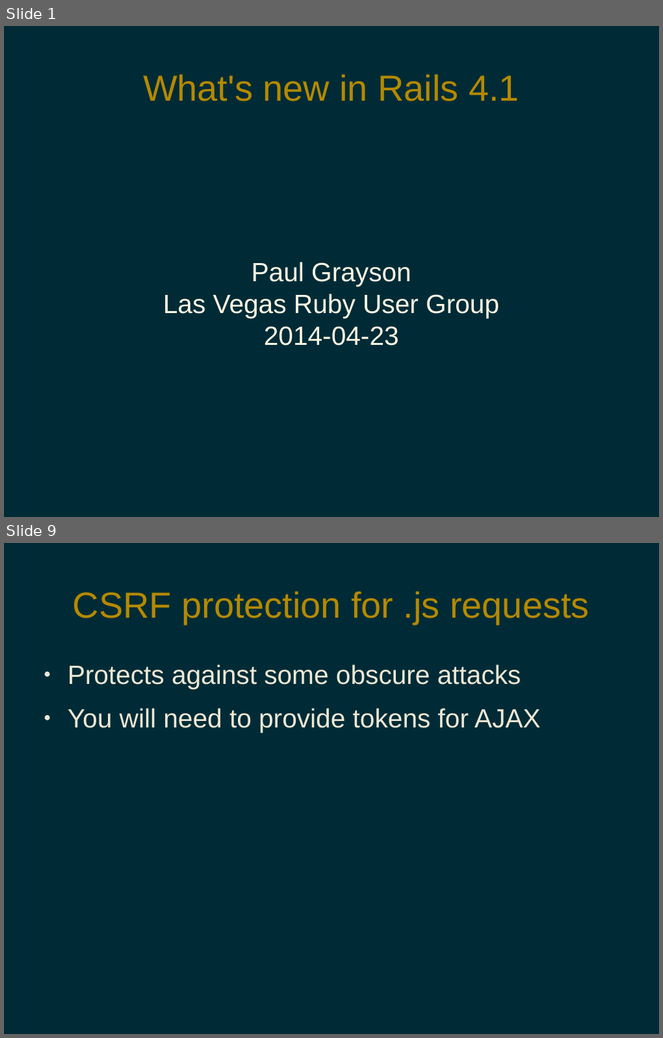
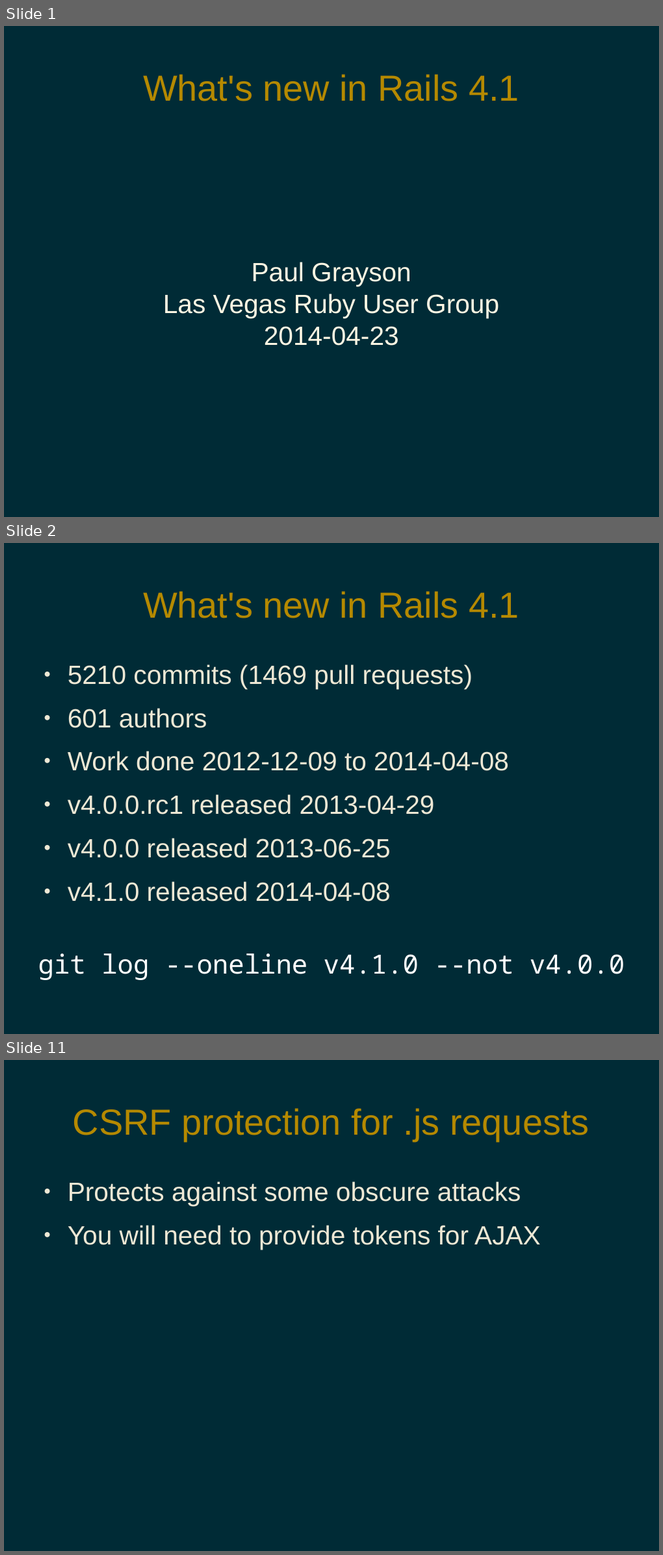
Before and after one commit to pdg137/rails41-pres, a slide deck: new-in-rails-4-1.odp. Shown one above the other, each under a label of ours: slides 1 and 9 before the commit, slides 1, 2 and 11 after it; the slides between them are not shown. The pictures are 663x1038 and 663x1555 pixels, drawn with LibreOffice and Linux fonts; fonts in the diff are those of the drawing. Boxes give left, top, right and bottom in pixels: in the first picture for what was removed or moved away, otherwise in the second. Text is boxed around its words. In the diff, an @@ line names an element or a change of style, - is before the commit and + after.

```diff
--- a/new-in-rails-4-1.odp
+++ b/new-in-rails-4-1.odp
@@ slide 2 added at bbox=[4, 543, 659, 1034], background #002B36 @@
@@ title added at bbox=[143, 591, 519, 618], 44 pt, text #B58900 @@
+What's new in Rails 4.1
@@ text added at bbox=[68, 665, 509, 902], 32 pt, text #EEE8D5 @@
+● 5210 commits (1469 pull requests)
+● 601 authors
+● Work done 2012-12-09 to 2014-04-08
+● v4.0.0.rc1 released 2013-04-29
+● v4.0.0 released 2013-06-25
+● v4.1.0 released 2014-04-08
@@ text added at bbox=[38, 954, 625, 980], 32 pt, text #FFFFFF @@
+git log --oneline v4.1.0 --not v4.0.0
@@ what was slide 9 is now slide 11 @@
```
Also in this commit, not shown: 5 slides changed, 5 other slides added, 3 slides removed.
